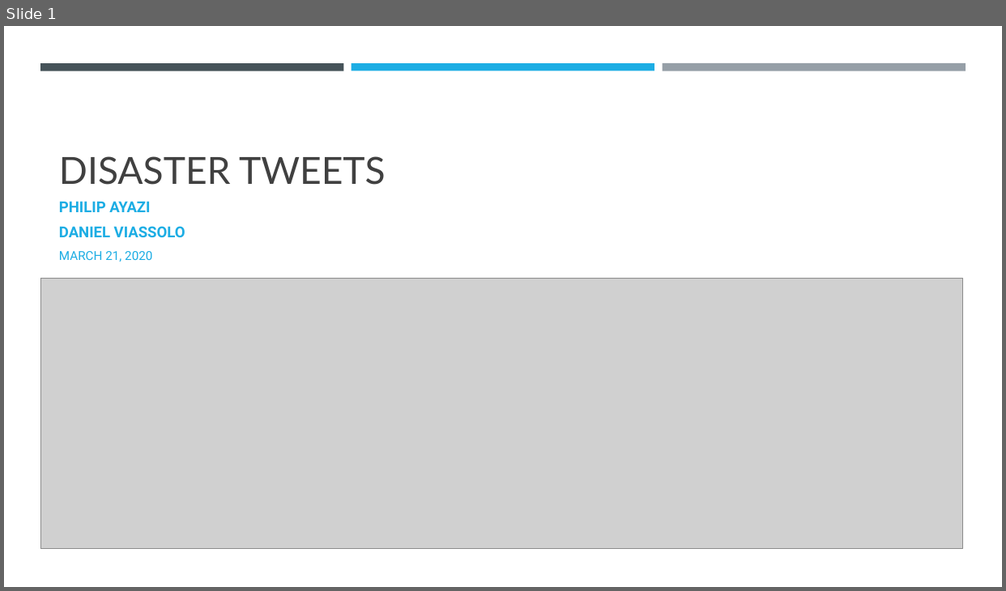
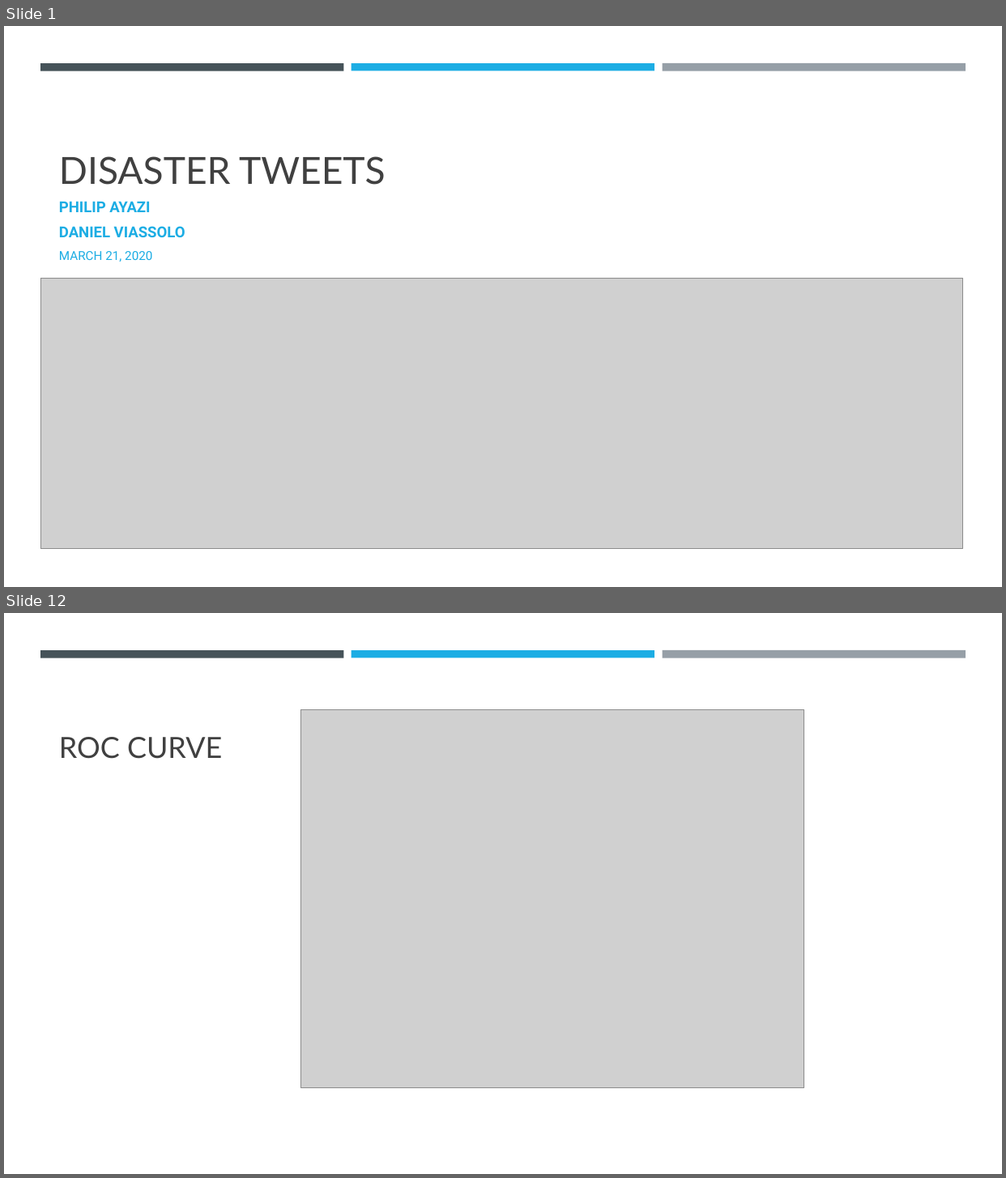
Before and after one commit to philipayazi/Disaster_Tweets, a slide deck: FinalProject_presentation.pptx. Shown one above the other, each under a label of ours: slide 1 before the commit, slides 1 and 12 after it; the slides between them are not shown. The pictures are 1006x591 and 1006x1178 pixels, drawn with LibreOffice and Linux fonts; fonts in the diff are those of the drawing; grey boxes stand for pictures. Boxes give left, top, right and bottom in pixels: in the first picture for what was removed or moved away, otherwise in the second. Text is boxed around its words. In the diff, an @@ line names an element or a change of style, - is before the commit and + after.

```diff
--- a/FinalProject_presentation.pptx
+++ b/FinalProject_presentation.pptx
@@ slide 12 added at bbox=[4, 613, 1002, 1174], background #FFFFFF @@
@@ rectangle added at bbox=[40, 650, 344, 658], fill #465359 @@
@@ rectangle added at bbox=[351, 650, 654, 658], fill #1CADE4 @@
@@ rectangle added at bbox=[662, 650, 965, 658], fill #969FA7 @@
@@ picture added at bbox=[300, 710, 804, 1088] @@
@@ title added at bbox=[59, 737, 222, 759], 28 pt, text #404040 @@
+ROC CURVE
@@ rectangle added at bbox=[432, 1157, 566, 1174], fill #FFFFFF @@
```
Also in this commit, not shown: 9 slides changed, 1 other slide added, 2 slides removed.
